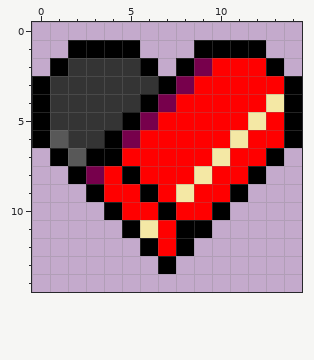
Two versions of one pixel-art sprite, Assets/Images/guns/heart1.png. Above is the file before it was changed.
The file is 15x15 pixels.
New version:
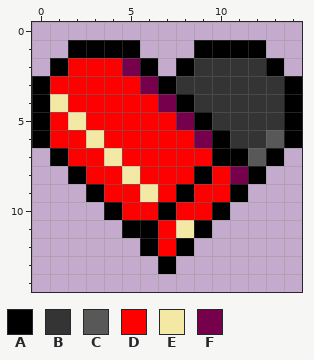
Palette (. is transparent): A #000000  B #343434  C #585858  D #ff0000  E #f4e8a5  F #77004c
What changed:
Changed rows in their new state; - is an unchanged pixel.
first column x 1:
 2 -DDDF---BBBB-
 3 DDDDDF-BBBBBB
 4 EDDDDD-ABBBBB
 5 DEDDDD-FABBBB
 6 DDEDD---FABBC
 7 -DDE-----AAC-
 8 --D-E---A-F--
 9 -----E-A-----
11 -----A-E-----
